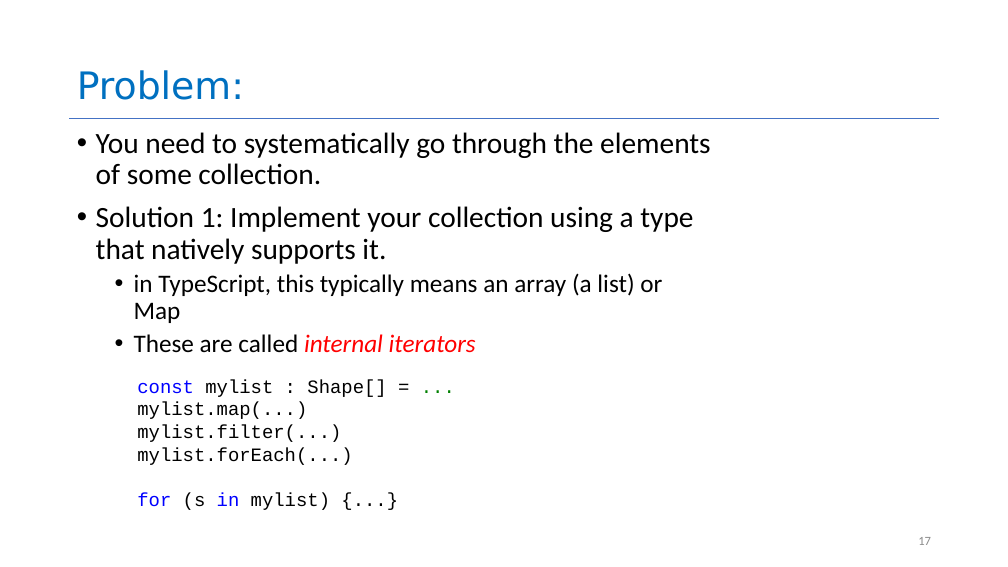
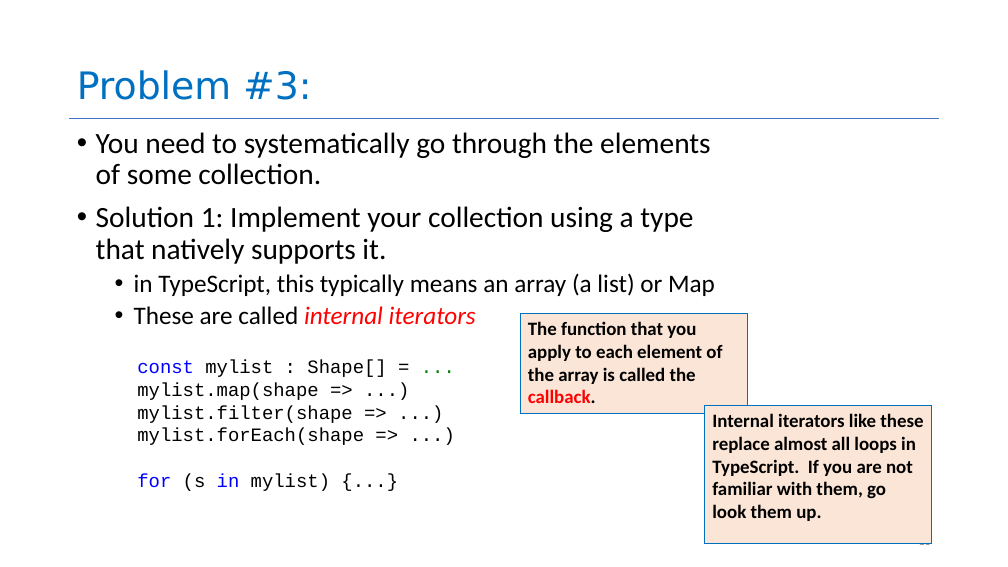
Before and after one commit to neu-se/CS4530-CS5500-Spring-2021, a slide deck: slide 16 of Slides/Lesson 2.3 Design Patterns.pptx (slide 17 before the commit). Drawn at 1008x567 pixels with LibreOffice and Linux fonts; fonts in the diff are those of the drawing. Boxes give left, top, right and bottom in pixels: in the first picture for what was removed or moved away, otherwise in the second. Text is boxed around its words. In the diff, an @@ line names an element or a change of style, - is before the commit and + after.

```diff
--- a/Slides/Lesson 2.3 Design Patterns.pptx
+++ b/Slides/Lesson 2.3 Design Patterns.pptx
@@ title at <box>77,70,311,100</box>: text changed @@
-Problem:
+Problem #3:
@@ text "You need to systematically go ..." rewrapped from <box>96,132,711,353</box> to <box>96,132,715,325</box> @@
@@ rectangle added at <box>520,313,747,413</box>, fill #FBE5D6, outline #0070C0 1 pt, 18 pt, text #000000, bold @@
+The function that you apply to each element of the array is called the callback.
@@ text "const mylist : Shape[] = ...": place and size @@
-text "const mylist : Shape[] = ..." at <box>137,379,386,510</box>
+text "const mylist : Shape[] = ..." at <box>137,360,386,491</box>
@@ text at <box>137,383,364,445</box>: text changed @@
-mylist.map(...)
-mylist.filter(...)
-mylist.forEach(...)
+mylist.map(shape => ...)
+mylist.filter(shape => ...)
+mylist.forEach(shape => ...)
@@ rectangle added at <box>705,405,932,544</box>, fill #FBE5D6, outline #0070C0 1 pt, 18 pt, text #000000, bold @@
+Internal iterators like these replace almost all loops in TypeScript. If you are not familiar with them, go look them up.
@@ page number at <box>918,543,931,549</box>: text changed @@
-17
+16
```
Also in this commit, not shown: 6 other slides changed, 1 slide removed, 18 other files.
